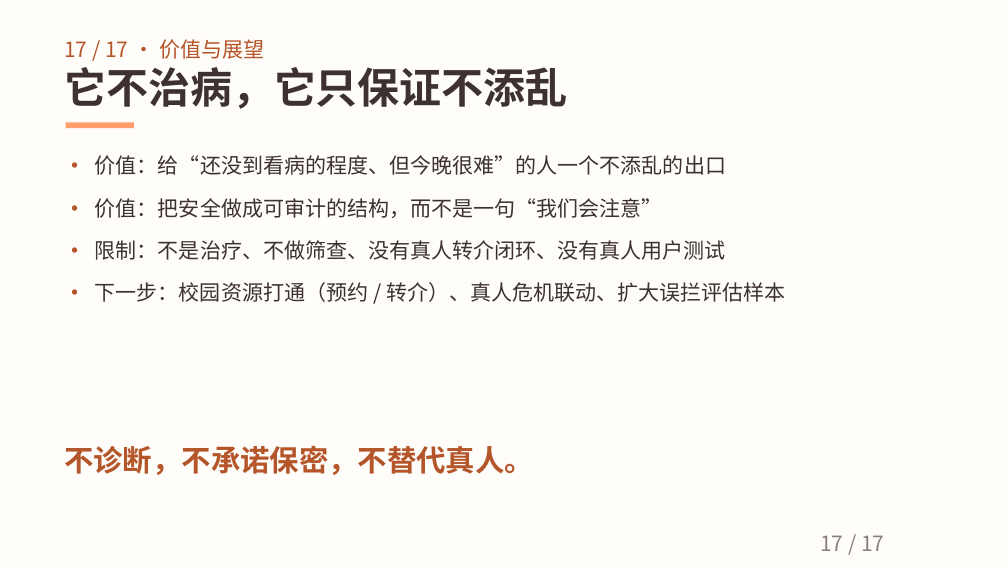
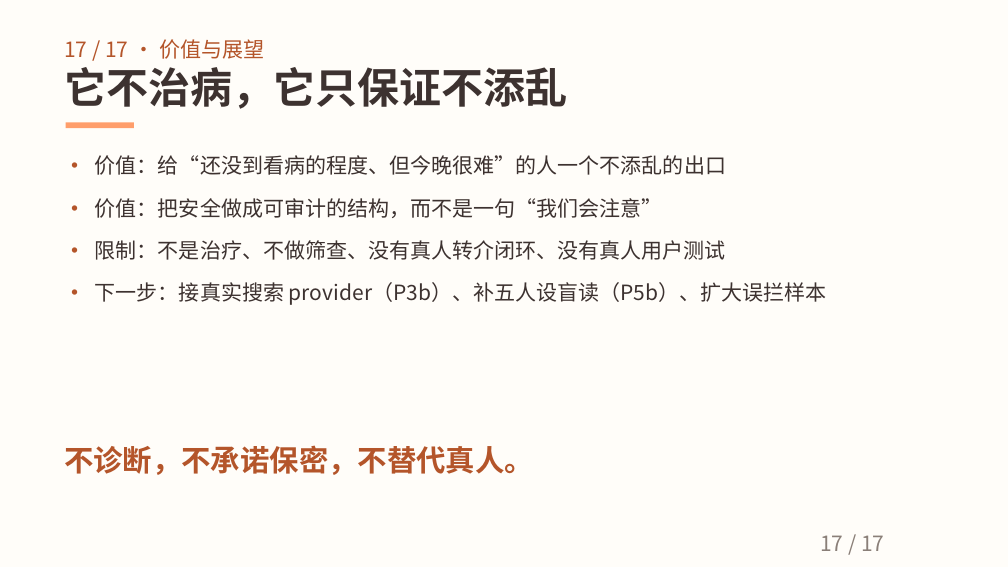
Before and after one commit to nanxiangzizui/xinyu, a slide deck: slide 17 of docs/02_项目方案.pptx. Drawn at 1008x567 pixels with LibreOffice and Linux fonts; fonts in the diff are those of the drawing. Boxes give left, top, right and bottom in pixels: in the first picture for what was removed or moved away, otherwise in the second. Text is boxed around its words. In the diff, an @@ line names an element or a change of style, - is before the commit and + after.

```diff
--- a/docs/02_项目方案.pptx
+++ b/docs/02_项目方案.pptx
@@ text at [95, 282, 827, 305]: text changed @@
-· 下一步：校园资源打通（预约 / 转介）、真人危机联动、扩大误拦评估样本
+· 下一步：接真实搜索 provider（P3b）、补五人设盲读（P5b）、扩大误拦样本
```
Also in this commit, not shown: 9 other slides changed, 2 slides added, 2 slides removed, 51 other files.
